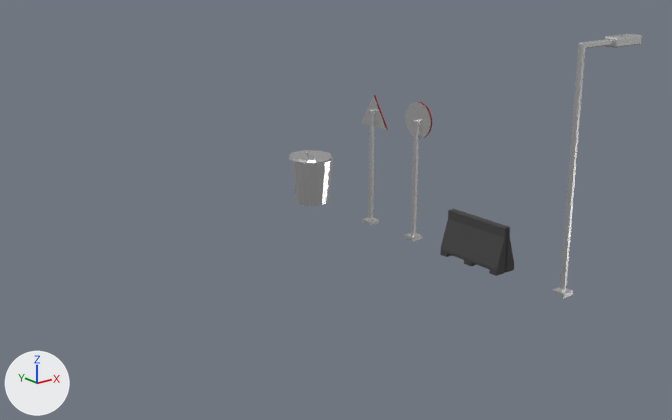
An edit to the Blender file Assets/art/blender/smallObjects.blend, drawn before and after from the same camera.
Rendered twice from a 50 mm lens placed at (-12.2, -9.09, 6.1), pointed at (-1.65, 4.1, 0.83). The axes (+X, +Y, +Z) are drawn at lower left. The lights are the same throughout.

The first picture shows 'TarfficBarrier', 'streetLight', 'trafficSignCircle', 'trashcan'.
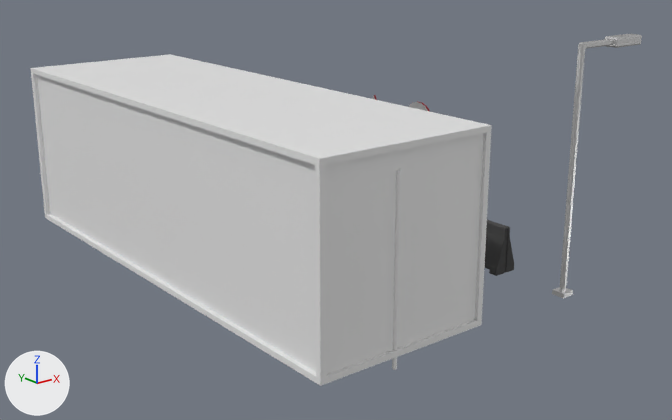
Diff of the bpy script that builds the scene:
```diff
--- a/Assets/art/blender/smallObjects.blend.py
+++ b/Assets/art/blender/smallObjects.blend.py
@@ me_cylinder @@
+me_cylinder.from_pydata(...)  # a 16-sided cylinder along z spanning x -1.0..1.0, y -1.0..1.0, z -1.0..1.0
@@ me_cube @@
+me_cube.from_pydata(...)  # 72 vertices, 70 faces; spans x -1.6..1.6, y -4.8..4.86, z -1.6..1.6
@@ ob_cylinder @@
+ob_cylinder = bpy.data.objects.new('Cylinder', me_cylinder)
+ob_cylinder.location = (-3.79, 0.05, 1.3)
+ob_cylinder.scale = (0.0351, 0.0351, 1.51)
@@ ob_cube @@
+ob_cube = bpy.data.objects.new('Cube', me_cube)
+ob_cube.location = (-3.6, 4.8, 1.6)
```

Location of each change, [x1, y1, x2, y2] in pixels of the pictures (672 x 420 px):
'Cube', added: after [31, 54, 492, 386]
'Cylinder', added: after [392, 169, 401, 370]
'TarfficBarrier', unchanged, covered by the edit: before [440, 209, 514, 276]; after [484, 220, 514, 276]
'trashcan', unchanged, covered by the edit: before [291, 158, 333, 206]
'trafficSignCircle', unchanged, covered by the edit: before [404, 102, 432, 242]; after [408, 102, 430, 112]
